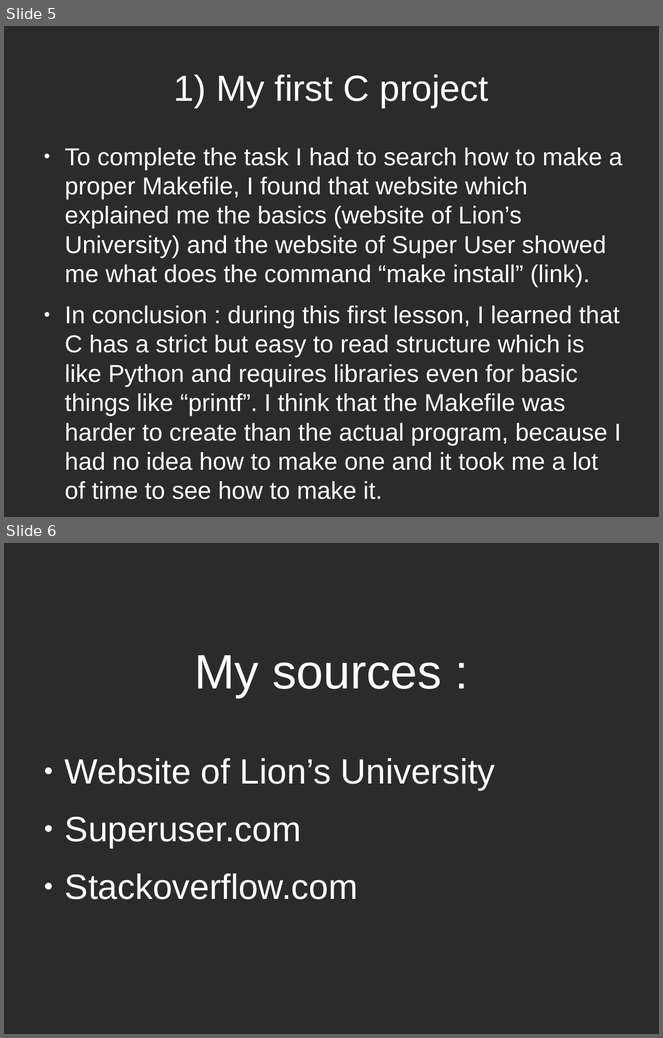
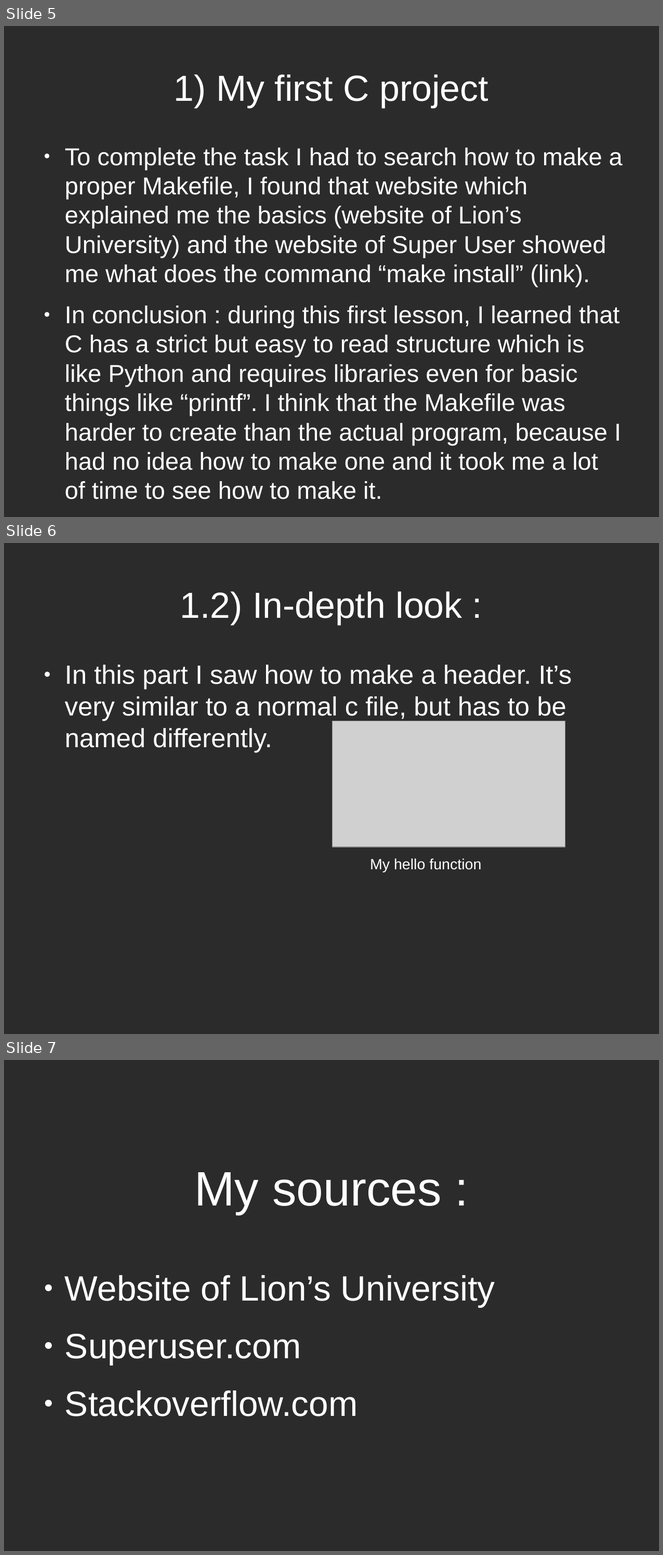
Before and after one commit to Ectalite/C-lessons, a slide deck: Portofolio.odp. Shown one above the other, each under a label of ours: slides 5 and 6 before the commit, slides 5, 6 and 7 after it. The pictures are 663x1038 and 663x1555 pixels, drawn with LibreOffice and Linux fonts; fonts in the diff are those of the drawing; grey boxes stand for pictures; background and template pictures are left out; a plain dark background stands for a picture behind light text. Boxes give left, top, right and bottom in pixels: in the first picture for what was removed or moved away, otherwise in the second. Text is boxed around its words. In the diff, an @@ line names an element or a change of style, - is before the commit and + after.

```diff
--- a/Portofolio.odp
+++ b/Portofolio.odp
@@ slide 6 added at (x1=4, y1=543, x2=659, y2=1034), background picture (left out) @@
@@ title added at (x1=180, y1=591, x2=462, y2=625), 44 pt, text #FFFFFF @@
+1.2) In-depth look :
@@ text added at (x1=65, y1=665, x2=572, y2=753), 32 pt, text #FFFFFF @@
+● In this part I saw how to make a header. It’s very similar to a normal c file, but has to be named differently.
@@ picture added at (x1=333, y1=721, x2=566, y2=847) @@
@@ text added at (x1=370, y1=859, x2=481, y2=872), 18 pt, text #FFFFFF @@
+My hello function
@@ what was slide 6 is now slide 7 @@
```
